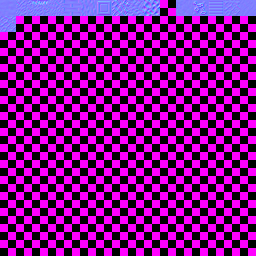
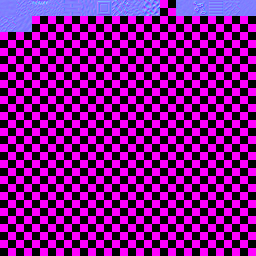
Layers edited between the first and the second (256, 256) image:
painted on "normal_atlas.png" over <box>16,16,32,32</box>
